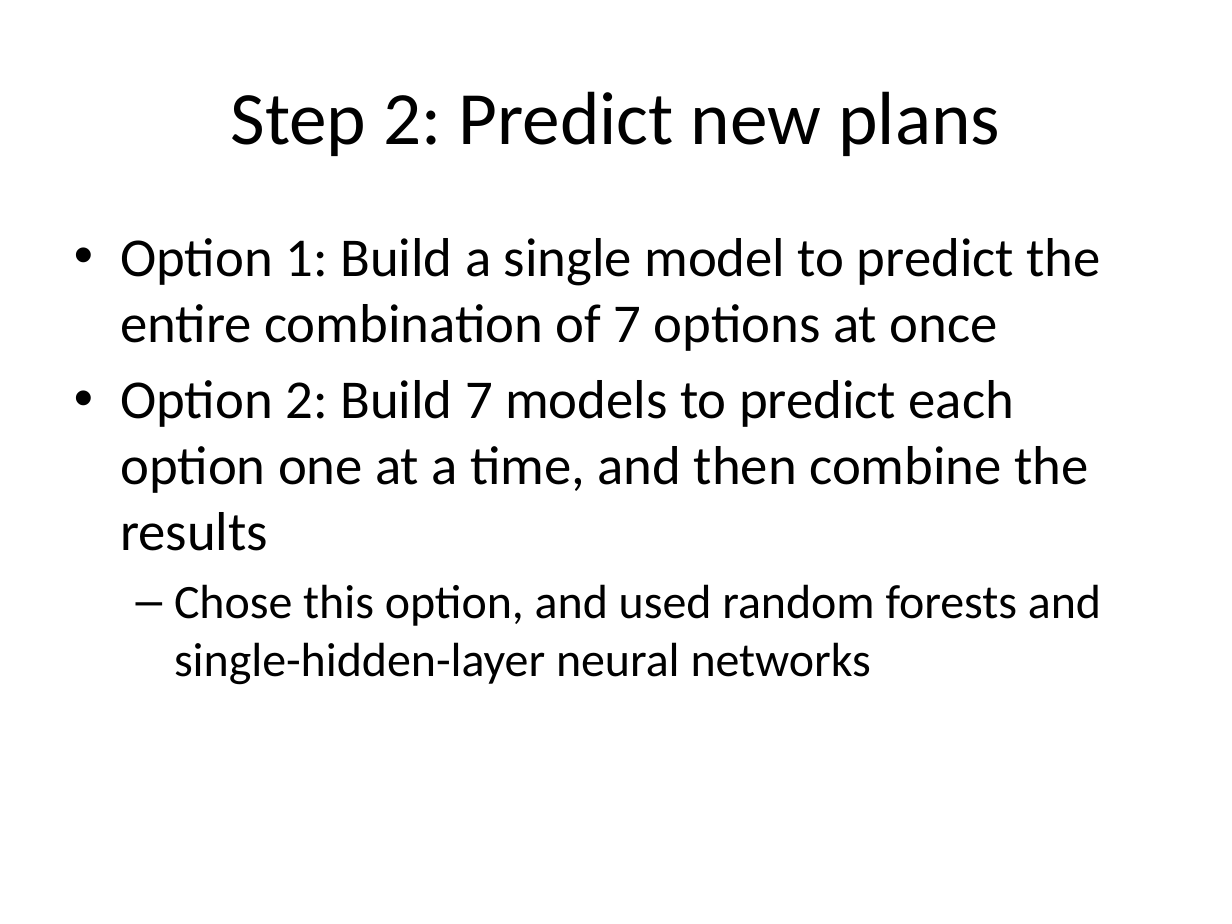
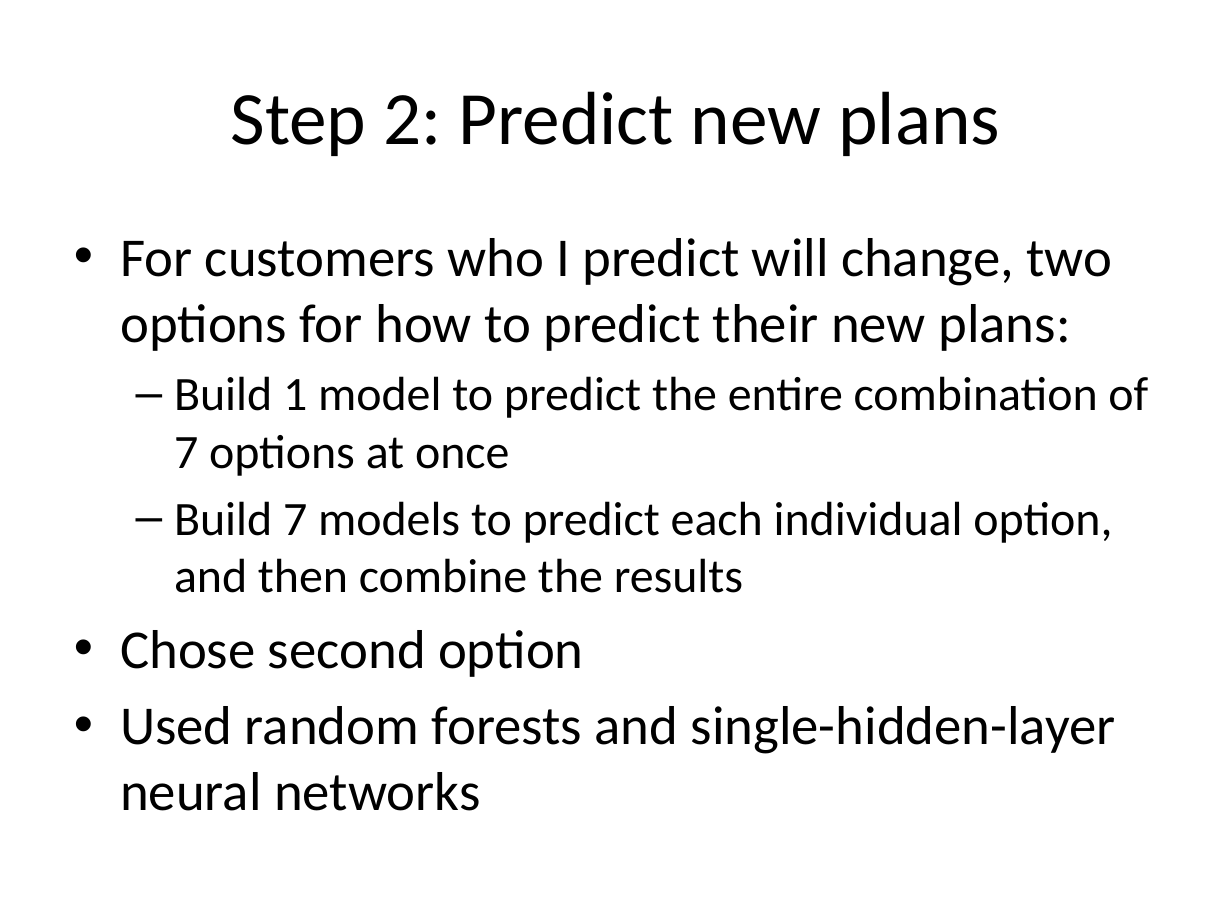
Before and after one commit to justmarkham/kaggle-allstate, a slide deck: slide 26 of allstate-presentation.pptx. Drawn at 1232x924 pixels with LibreOffice and Linux fonts; fonts in the diff are those of the drawing. Boxes give left, top, right and bottom in pixels: in the first picture for what was removed or moved away, otherwise in the second. Text is boxed around its words. In the diff, an @@ line names an element or a change of style, - is before the commit and + after.

Commit message:
tweak slides

```diff
--- a/allstate-presentation.pptx
+++ b/allstate-presentation.pptx
@@ text at <box>120,238,1148,811</box>: text changed @@
-• Option 1: Build a single model to predict the entire combination of 7 options at once
-• Option 2: Build 7 models to predict each option one at a time, and then combine the results
-  – Chose this option, and used random forests and single-hidden-layer neural networks
+• For customers who I predict will change, two options for how to predict their new plans:
+  – Build 1 model to predict the entire combination of 7 options at once
+  – Build 7 models to predict each individual option, and then combine the results
+• Chose second option
+• Used random forests and single-hidden-layer neural networks
```
Also in this commit, not shown: 4 other slides changed, 1 other file.
